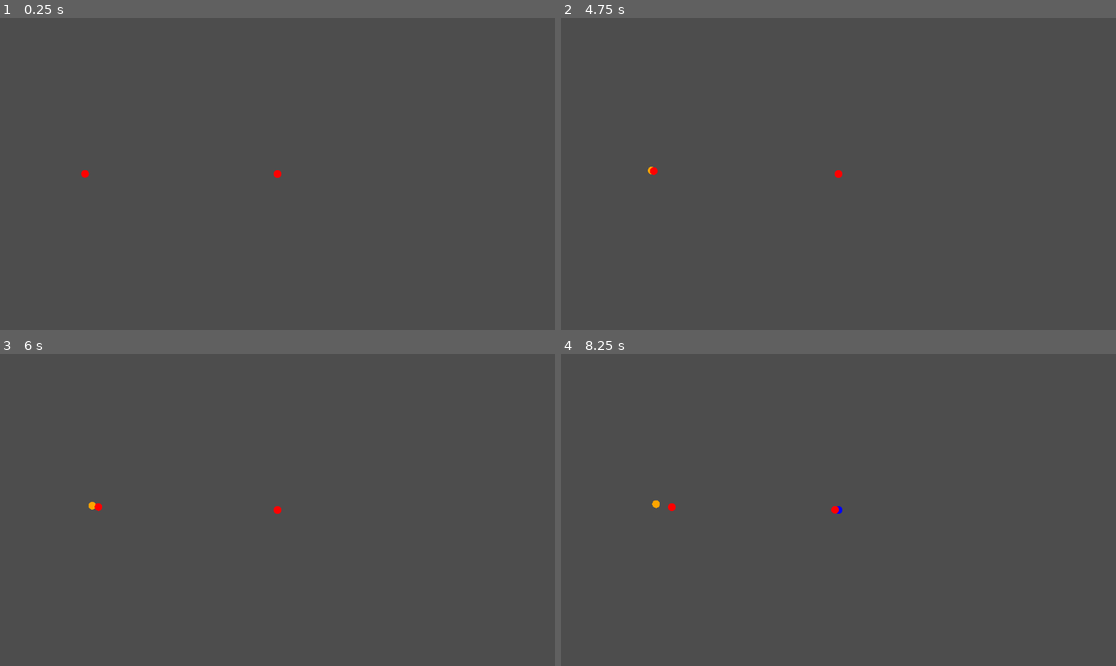
Above: before the commit, frames 1-4 (two rows, left to right).
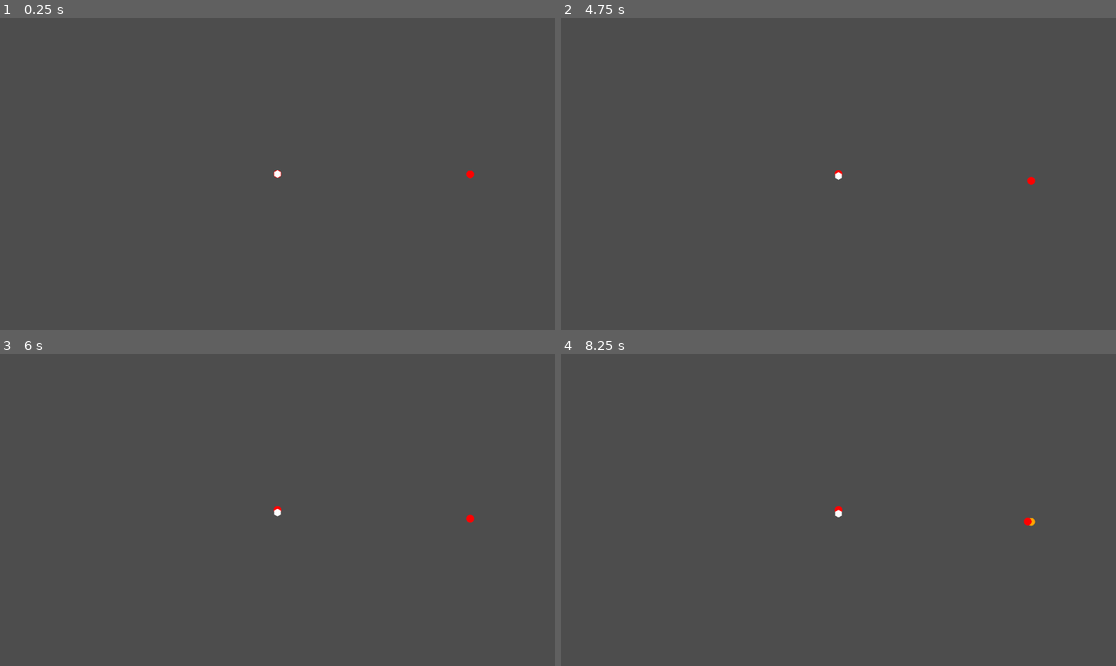
Above: after the commit, the same moments.

Repository: matthew-cavener/untitled_missile_game
Game: Godot game, scene res://world/world.tscn
Two runs of this game, one before a commit and one after it. Both use one fixed random seed, a clock stepped at 60 frames per second and the inputs below. The project has no main scene, so this scene is started directly.
Inputs:
- Up to frame 1 (0.25 s): no input
- Up to frame 2 (4.75 s): tap Enter at 0.5, 2, 4.25 s; tap Space at 1.25, 3.5 s
- Up to frame 3 (6 s): tap Space at 5 s
- Up to frame 4 (8.25 s): no input

The runs differ from the first frame. In frame 1, less than 0.1% of the frame differs, in the area x 14-86%, y 48-52%; in frame 2, less than 0.1%; in frame 3, 0.1%; in frame 4, 0.2%, in the area x 16-86%, y 46-56%.

Commit message:
Add decoy prototype

Diff:
--- a/decoy/decoy.gd
+++ b/decoy/decoy.gd
@@ -1,19 +1,25 @@
 class_name Decoy
 extends RigidBody2D
 enum DecoyState { STOWED, DEPLOYING, DEPLOYED, SPENT}
+
+var decoy_state: DecoyState = DecoyState.DEPLOYING
+var state_name: String = "DEPLOYING"
 
 var group: String
 var lifetime: float
 var thrust_time: float
 var thrust_magnitude: float
+var launch_angle: float
 
 var thrust_timer: Timer = Timer.new()
+var lifetime_timer: Timer = Timer.new()
 
 func set_perameters(parameters: Dictionary = {}) -> void:
     group = parameters.get("group", "decoys")
     lifetime = parameters.get("lifetime", 3)
     thrust_time = parameters.get("thrust_time", 3)
     thrust_magnitude = parameters.get("thrust_magnitude", 3)
+    launch_angle = deg_to_rad(parameters.get("launch_angle", 0))
 
 func setup_timer(timer: Timer, wait_time: float, timeout_func) -> void:
     timer.wait_time = wait_time
@@ -21,13 +27,41 @@
     add_child(timer)
     timer.timeout.connect(timeout_func)
 
+func on_hit() -> void:
+    pass
+
 func _ready():
     add_to_group(group)
     setup_timer(thrust_timer, thrust_time, _on_thrust_timer_timeout)
+    setup_timer(lifetime_timer, lifetime, _on_lifetime_timer_timeout)
     thrust_timer.start()
 
 func _on_thrust_timer_timeout() -> void:
-    pass
+    decoy_state = DecoyState.DEPLOYED
+    state_name = "DEPLOYED"
+
+func _on_lifetime_timer_timeout() -> void:
+    decoy_state = DecoyState.SPENT
+    state_name = "SPENT"
+    queue_free()
 
 func _integrate_forces(_state) -> void:
-    pass
+    var applied_forces: Vector2 = Vector2.ZERO
+    match decoy_state:
+        DecoyState.STOWED:
+            pass
+        DecoyState.DEPLOYING:
+            var launch_vector: Vector2
+            launch_vector = Vector2(cos(launch_angle), sin(launch_angle))
+            applied_forces += launch_vector * thrust_magnitude
+        DecoyState.DEPLOYED:
+            pass
+        DecoyState.SPENT:
+            pass
+
+    apply_central_force(applied_forces)
+    print("\n----------------")
+    print("decoy global_position.x: %.2f | global_position.y: %.2f" % [global_position.x, global_position.y])
+    print("decoy linear_velocity.x: %.2f | linear_velocity.y: %.2f" % [linear_velocity.x, linear_velocity.y])
+    print("decoy state: " + state_name)
+    print("----------------\n")
--- a/enemy/ship/enemy_ship.gd
+++ b/enemy/ship/enemy_ship.gd
@@ -3,31 +3,66 @@
 
 var set_initial_state = true
 var enemy_missile_scene = preload("res://missile/missile.tscn")
-var enemy_missile = enemy_missile_scene.instantiate()
 
 var distance: float
 var position_bearing: float
-var position_bearing_rad: float
 var initial_position: Vector2
 var speed: float
 var velocity_bearing: float
-var velocity_bearing_rad: float
 var initial_velocity: Vector2
 
 var passive_emission: float = 1
 var detection_distance: float = 200
 
-var missiles: Array[Missile] = []
+var missiles: Array[Dictionary] = [
+    {
+        "group": "enemy_missiles",
+        "intended_target": "player",
+        "countermeasures": ["decoys"],
+        "stowed_time": 6,
+        "boost_thrust_magnitude": 3.0,
+        "boost_thrust_time": 3.0,
+        "maneuvering_thrust_magnitude": 0,
+        "terminal_thrust_time": 3,
+        "terminal_thrust_magnitude": 0.1,
+        "seeker_range": 200,
+        "velocity_rejection_coefficient": 1.2
+    },
+    # {
+    #     "group": "enemy_missiles",
+    #     "intended_target": "player",
+    #     "countermeasures": ["decoys"],
+    #     "stowed_time": 12,
+    #     "boost_thrust_magnitude": 3.0,
+    #     "boost_thrust_time": 3.0,
+    #     "maneuvering_thrust_magnitude": 0,
+    #     "terminal_thrust_time": 1,
+    #     "terminal_thrust_magnitude": 1,
+    #     "seeker_range": 200,
+    #     "velocity_rejection_coefficient": 1.3
+    # },
+    # {
+    #     "group": "enemy_missiles",
+    #     "intended_target": "player",
+    #     "countermeasures": ["decoys"],
+    #     "stowed_time": 18,
+    #     "boost_thrust_magnitude": 3.0,
+    #     "boost_thrust_time": 3.0,
+    #     "maneuvering_thrust_magnitude": 0,
+    #     "terminal_thrust_time": 1,
+    #     "terminal_thrust_magnitude": 1,
+    #     "seeker_range": 200,
+    #     "velocity_rejection_coefficient": 1.3
+    # }
+]
 
 func set_parameters(parameters: Dictionary = {}) -> void:
     distance = parameters.get("distance", 400)
-    position_bearing = parameters.get("position_bearing", 270)
-    position_bearing_rad = deg_to_rad(position_bearing + 270)
-    initial_position = Vector2(distance * cos(position_bearing_rad), distance * sin(position_bearing_rad))
+    position_bearing = deg_to_rad(parameters.get("position_bearing", 0))
+    initial_position = Vector2(cos(position_bearing), sin(position_bearing)) * distance
     speed = parameters.get("speed", 3)
-    velocity_bearing = parameters.get("velocity_bearing", 60)
-    velocity_bearing_rad = deg_to_rad(velocity_bearing + 270)
-    initial_velocity = Vector2(speed * cos(velocity_bearing_rad), speed * sin(velocity_bearing_rad))
+    velocity_bearing = deg_to_rad(parameters.get("velocity_bearing", 90))
+    initial_velocity = Vector2(cos(velocity_bearing), sin(velocity_bearing)) * speed
     passive_emission = parameters.get("passive_emission", 1)
     detection_distance = parameters.get("detection_distance", 200)
 
@@ -38,12 +73,14 @@
     if set_initial_state:
         state.transform = Transform2D(0.0, initial_position)
         self.linear_velocity = initial_velocity
-        enemy_missile.linear_velocity = self.linear_velocity
-        enemy_missile.set_parameters()
-        add_child(enemy_missile)
+        for missile in missiles:
+            var enemy_missile = enemy_missile_scene.instantiate()
+            enemy_missile.linear_velocity = self.linear_velocity
+            enemy_missile.set_parameters(missile)
+            add_child(enemy_missile)
         set_initial_state = false
 
-    print("\n----------------")
-    print("enemy ship global_position.x: " + str(global_position.x) + " | global_position.y:" + str(global_position.y))
-    print("enemy ship linear_velocity.x: " + str(linear_velocity.x) + " | linear_velocity.y:" + str(linear_velocity.y))
-    print("----------------\n")
+    #print("\n----------------")
+    #print("enemy ship global_position.x: %.2f | global_position.y: %.2f" % [global_position.x, global_position.y])
+    #print("enemy ship linear_velocity.x: %.2f | linear_velocity.y: %.2f" % [linear_velocity.x, linear_velocity.y])
+    #print("----------------\n")
--- a/missile/missile.gd
+++ b/missile/missile.gd
@@ -18,7 +18,7 @@
 
 var group: String
 var intended_target: String
-var valid_targets: Array
+var countermeasures: Array
 @onready var target: Node = get_tree().get_first_node_in_group(intended_target)
 @onready var approx_time_to_collision: float = 30.0
 
@@ -40,21 +40,24 @@
     stowed_time = parameters.get("stowed_time", 3)
     group = parameters.get("group", "enemy_missiles")
     intended_target = parameters.get("intended_target", "player")
-    valid_targets = parameters.get("valid_targets", ["decoys", "player"])
+    countermeasures = parameters.get("countermeasures", ["decoys"])
     total_thrust_time = parameters.get("total_thrust_time", 0.0)
     boost_thrust_magnitude = parameters.get("boost_thrust_magnitude", 3.0)
     boost_thrust_time = parameters.get("boost_thrust_time", 3.0)
     maneuvering_thrust_magnitude = parameters.get("maneuvering_thrust_magnitude", 0.0)
-    terminal_thrust_magnitude = parameters.get("terminal_thrust_magnitude", 1.0)
     terminal_thrust_time = parameters.get("terminal_thrust_time", 3.0)
+    terminal_thrust_magnitude = parameters.get("terminal_thrust_magnitude", 0.1)
     seeker_range = parameters.get("seeker_range", 200)
-    velocity_rejection_coefficient = parameters.get("velocity_rejection_coefficient", 1.2)
+    velocity_rejection_coefficient = parameters.get("velocity_rejection_coefficient", 1.3)
 
 func setup_timer(timer: Timer, wait_time: float, timeout_func) -> void:
     timer.wait_time = wait_time
     timer.one_shot = true
     add_child(timer)
     timer.timeout.connect(timeout_func)
+
+func on_hit() -> void:
+    queue_free()
 
 func _ready() -> void:
     add_to_group(group)
@@ -64,11 +67,10 @@
     stowed_timer.start()
 
 func get_target() -> Node:
-    for valid_target in valid_targets:
-        if valid_target != intended_target:
-            target = get_tree().get_first_node_in_group(valid_target)
-            if target:
-                return target
+    for countermeasure in countermeasures:
+        target = get_tree().get_first_node_in_group(countermeasure)
+        if target:
+            return target
     return get_tree().get_first_node_in_group(intended_target)
 
 func proportional_navigation(proportionality_constant: int = 3) -> Vector2:
@@ -103,35 +105,34 @@
 func _on_stowed_timer_timeout() -> void:
     boost_thrust_timer.start()
     missile_state = MissileState.BOOSTING
+    state_name = "BOOSTING"
 
 func _on_boost_thrust_timer_timeout() -> void:
     missile_state = MissileState.MIDCOURSE
+    state_name = "MIDCOURSE"
 
 func _on_terminal_thrust_timer_timeout() -> void:
     missile_state = MissileState.DISARMED
+    state_name = "DISARMED"
 
 func _integrate_forces(_state) -> void:
     var applied_forces: Vector2 = Vector2.ZERO
     target = get_target()
     var distance_to_target = (target.global_position - global_position).length()
-    approx_time_to_collision = distance_to_target / (linear_velocity.length() + target.linear_velocity.length())
+    approx_time_to_collision = distance_to_target / ((linear_velocity - target.linear_velocity).length())
 
-    # handle collision with target
     if distance_to_target <= 3:
-        target.queue_free()
+        target.on_hit()
         queue_free()
 
     match missile_state:
         MissileState.STOWED:
-            state_name = "STOWED"
             pass
 
         MissileState.BOOSTING:
-            state_name = "BOOSTING"
             applied_forces += get_closing_thrust(boost_thrust_magnitude, boost_thrust_timer.time_left)
 
         MissileState.MIDCOURSE:
-            state_name = "MIDCOURSE"
             if (target.global_position - global_position).length() <= seeker_range:
                 missile_state = MissileState.SEEKING
 
@@ -149,19 +150,23 @@
 
         MissileState.TERMINAL:
             state_name = "TERMINAL"
-            applied_forces += get_closing_thrust(terminal_thrust_magnitude, approx_time_to_collision)
+            var prop_nav_acceleration = proportional_navigation()
+            var prop_nav_thrust = prop_nav_acceleration * self.mass
+            if prop_nav_thrust.length() > terminal_thrust_magnitude:
+                prop_nav_thrust = prop_nav_thrust.normalized() * terminal_thrust_magnitude
+            applied_forces += prop_nav_thrust
 
         MissileState.DISARMED:
-            state_name = "DISARMED"
             pass
 
     apply_central_force(applied_forces)
     print("\n----------------")
-    print("target:" + str(target))
-    print("global_position.x: " + str(global_position.x) + " | global_position.y:" + str(global_position.y))
-    print("linear_velocity.x: " + str(linear_velocity.x) + " | linear_velocity.y:" + str(linear_velocity.y))
+    print("target: " + str(target))
+    print("global_position.x: %.2f | global_position.y: %.2f" % [global_position.x, global_position.y])
+    print("linear_velocity.x: %.2f | linear_velocity.y: %.2f" % [linear_velocity.x, linear_velocity.y])
     print("missile_state: " + str(state_name))
-    print("approx_time_to_collision: " + str(approx_time_to_collision) + " seconds")
+    print("boost thrust time remaining: %.2f" % boost_thrust_timer.time_left)
+    print("approx_time_to_collision: %.2f seconds" % approx_time_to_collision)
     print("missile force applied: " + str(applied_forces))
-    print("missile force magnitude: " + str(applied_forces.length()))
+    print("missile force magnitude: %.2f" % applied_forces.length())
     print("----------------\n")
--- a/player/ship/player_ship.gd
+++ b/player/ship/player_ship.gd
@@ -7,11 +7,25 @@
 var missile_parameters = {
     "group": "player_missiles",
     "intended_target": "enemy_missiles",
-    "valid_targets": ["enemy_missiles"],
-    "stowed_time": 6,
-    "maneuvering_thrust_magnitude": 0.1
+    "countermeasures": ["none"],
+    "stowed_time": 12,
+    "maneuvering_thrust_magnitude": 0.1,
+    "velocity_rejection_coefficient": 1.3
 }
 
+var decoy_scene = preload("res://decoy/decoy.tscn")
+var decoy = decoy_scene.instantiate()
+var decoy_parameters = {
+    "group": "decoys",
+    "lifetime": 600,
+    "thrust_time": 1,
+    "thrust_magnitude": 1,
+    "launch_angle": 90
+}
+
+
+func on_hit() -> void:
+    queue_free()
 
 func _ready():
     print("\n----------------")
@@ -23,4 +37,6 @@
     if set_initial_state:
         missile.set_parameters(missile_parameters)
         add_child(missile)
+        decoy.set_perameters(decoy_parameters)
+        add_child(decoy)
         set_initial_state = false
